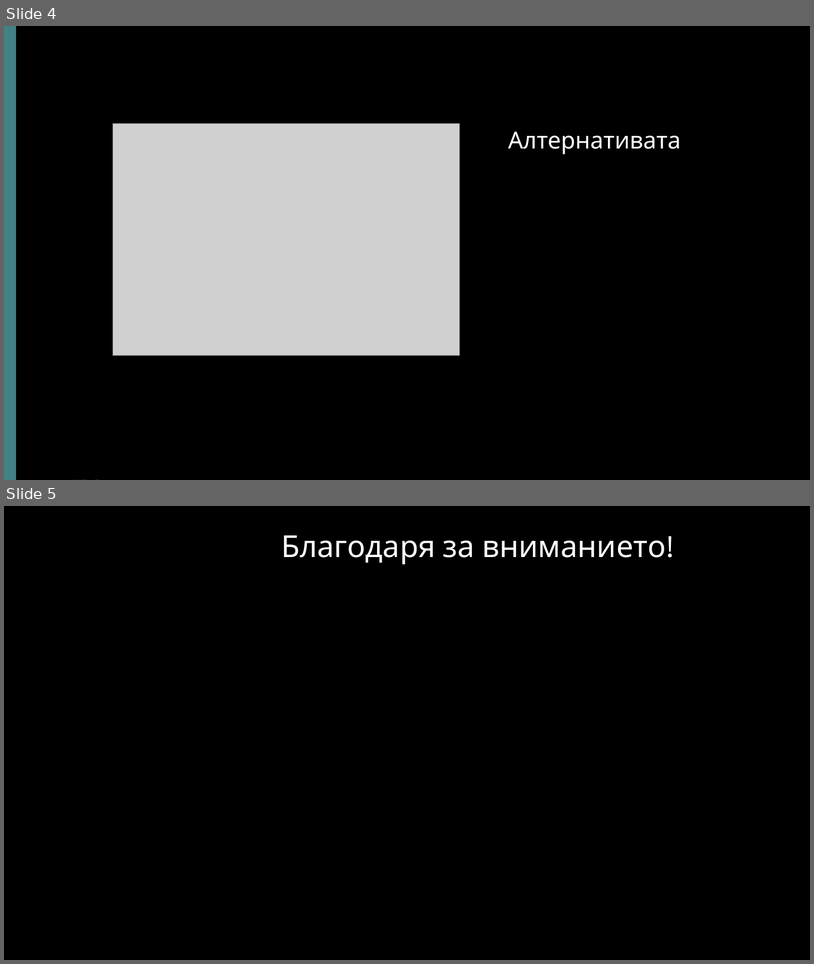
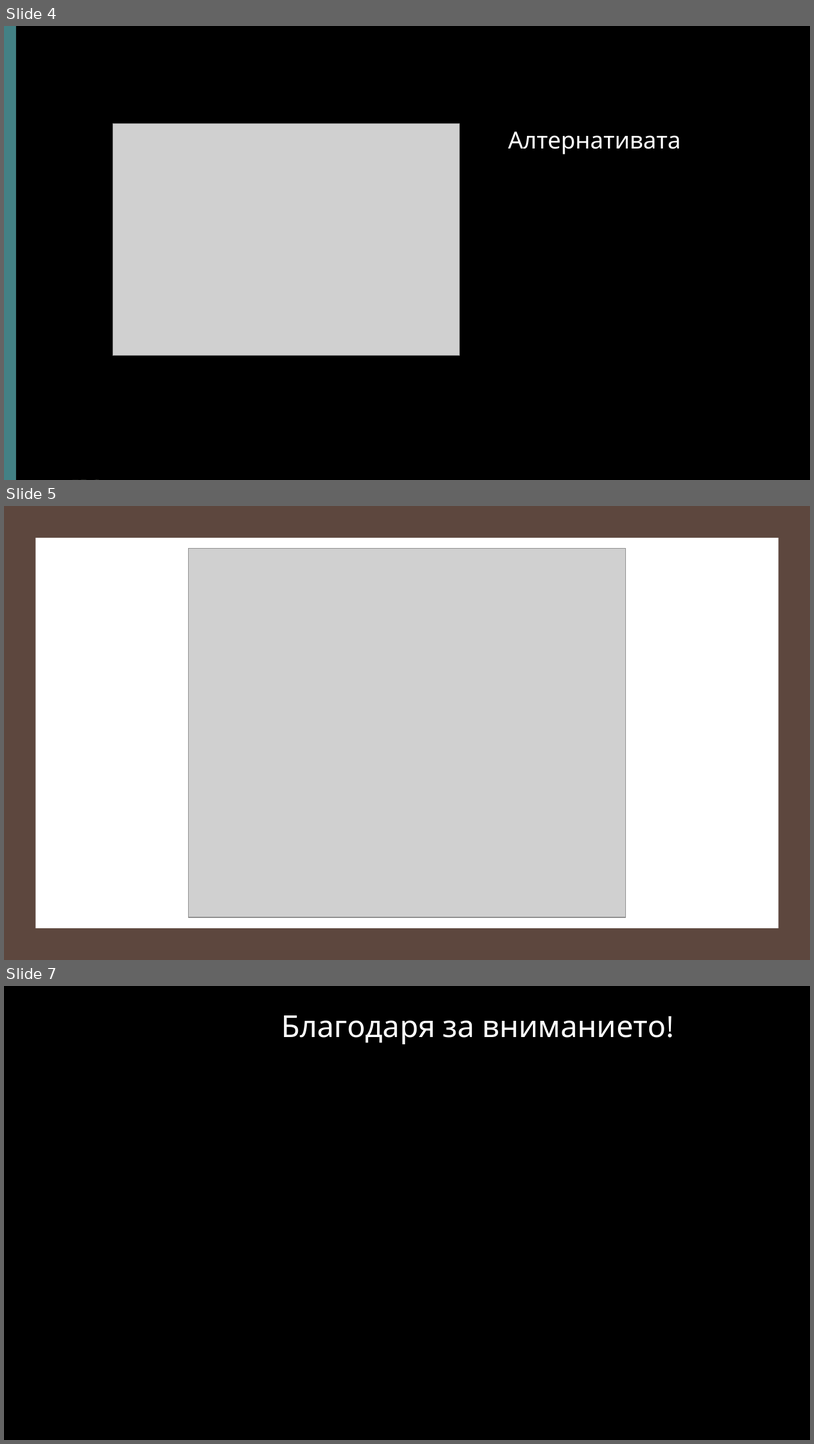
Before and after one commit to valentin-aleksandrov/musician-guide-tool, a slide deck: resources/presentation.pptx. Shown one above the other, each under a label of ours: slides 4 and 5 before the commit, slides 4, 5 and 7 after it; the slides between them are not shown. The pictures are 814x964 and 814x1444 pixels, drawn with LibreOffice and Linux fonts; fonts in the diff are those of the drawing; grey boxes stand for pictures; background and template pictures are left out. Boxes give left, top, right and bottom in pixels: in the first picture for what was removed or moved away, otherwise in the second. Text is boxed around its words. In the diff, an @@ line names an element or a change of style, - is before the commit and + after.

```diff
--- a/resources/presentation.pptx
+++ b/resources/presentation.pptx
@@ slide 5 added at [4, 506, 810, 960], background gradient #FFFFFF to #DFE8C4 @@
@@ rectangle added at [4, 506, 16, 960], fill #766F54 @@
@@ rectangle added at [4, 506, 810, 960], fill #5D473E @@
@@ rectangle added at [35, 538, 779, 928], fill #FFFFFF @@
@@ freeform shape added at [4, 553, 109, 586], fill #A53010 @@
@@ picture added at [189, 549, 626, 917] @@
@@ group added at [4, 676, 98, 960]: 5 freeform shapes @@
@@ group added at [4, 676, 98, 960]: 5 freeform shapes @@
@@ group added at [6, 506, 99, 960]: 5 freeform shapes @@
@@ what was slide 5 is now slide 7 @@
```
Also in this commit, not shown: 1 other slide added.
